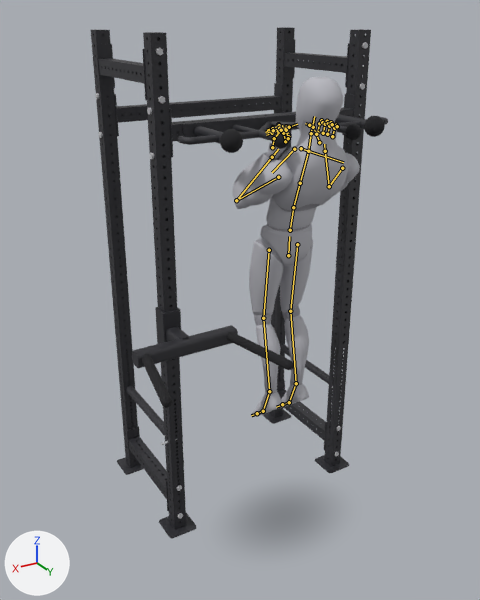
An edit to the glTF model app/src/main/assets/mannequins/close_grip_pullup.glb, drawn before and after from the same camera.
Camera for both pictures: a 50 mm camera at (1.88, 2.62, 2.82) aimed at (0.12, -0.31, 1.35). Arrows for +X, +Y and +Z are at lower left; the lights stay in place. The older version comes first. Both versions are drawn at frame 0 of the action 'lowering'; the numbers are the values there. The bones that change, and the others that lie on the model, are drawn over the model as lines.

Objects in the first picture: 'body', 'body_1', 'power_rack_0', 'power_rack_2', 'power_rack_20', 'power_rack_22', 'power_rack_24', 'power_rack_31', 'power_rack_4', 'power_rack_40', 'power_rack_54', 'power_rack_75' and 40 more.
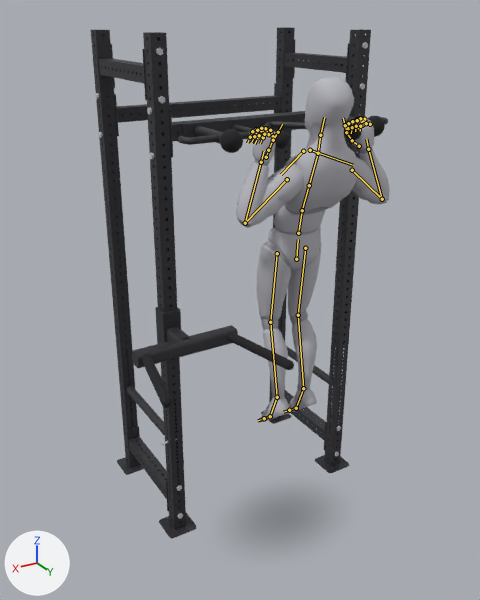
The change in detail:
Bone 'pelvis' (bone_pelvis) moves from (0.0, 0.755, -0.112) to (0.0, 0.74, -0.182).
Bone 'upperarm_l' (bone_upperarm_l) turns from (36, 6, -49) to (-19, -63, -8) degrees about its own x, y and z.
Bone 'lowerarm_l' (bone_lowerarm_l) turns from (33, -28, 163) to (146, -7, 5) degrees about its own x, y and z.
Bone 'thumb_02_l' (bone_thumb_02_l) turns from (2, 10, -30) to (5, 10, -20) degrees about its own x, y and z.
Bone 'upperarm_r' (bone_upperarm_r) turns from (36, -6, 49) to (-19, 63, 8) degrees about its own x, y and z.
Bone 'lowerarm_r' (bone_lowerarm_r) turns from (33, 28, -163) to (146, 7, -5) degrees about its own x, y and z.
Bone 'thumb_02_r' (bone_thumb_02_r) turns from (2, -10, 30) to (5, -10, 20) degrees about its own x, y and z.

Changed parts and their boxes (x1, y1, x2, y2) in the pictures (480 x 600 px):
'body', posed (21% wider)
    before: (233, 77, 360, 417)
    after: (236, 77, 390, 423)
'body_1', posed
    before: (254, 120, 337, 394)
    after: (238, 118, 372, 400)
bone 'pelvis', root to tip
    before: (288, 255) to (289, 236)
    after: (296, 259) to (298, 239)
bone 'upperarm_l', root to tip
    before: (278, 177) to (236, 200)
    after: (287, 179) to (245, 223)
bone 'lowerarm_l', root to tip
    before: (236, 200) to (272, 157)
    after: (245, 223) to (261, 162)
bone 'thumb_02_l', root to tip
    before: (274, 138) to (281, 130)
    after: (268, 150) to (273, 140)
bone 'upperarm_r', root to tip
    before: (342, 168) to (329, 186)
    after: (352, 170) to (382, 199)
bone 'lowerarm_r', root to tip
    before: (329, 186) to (325, 151)
    after: (382, 199) to (368, 149)
bone 'thumb_02_r', root to tip
    before: (316, 134) to (313, 127)
    after: (352, 140) to (346, 132)
